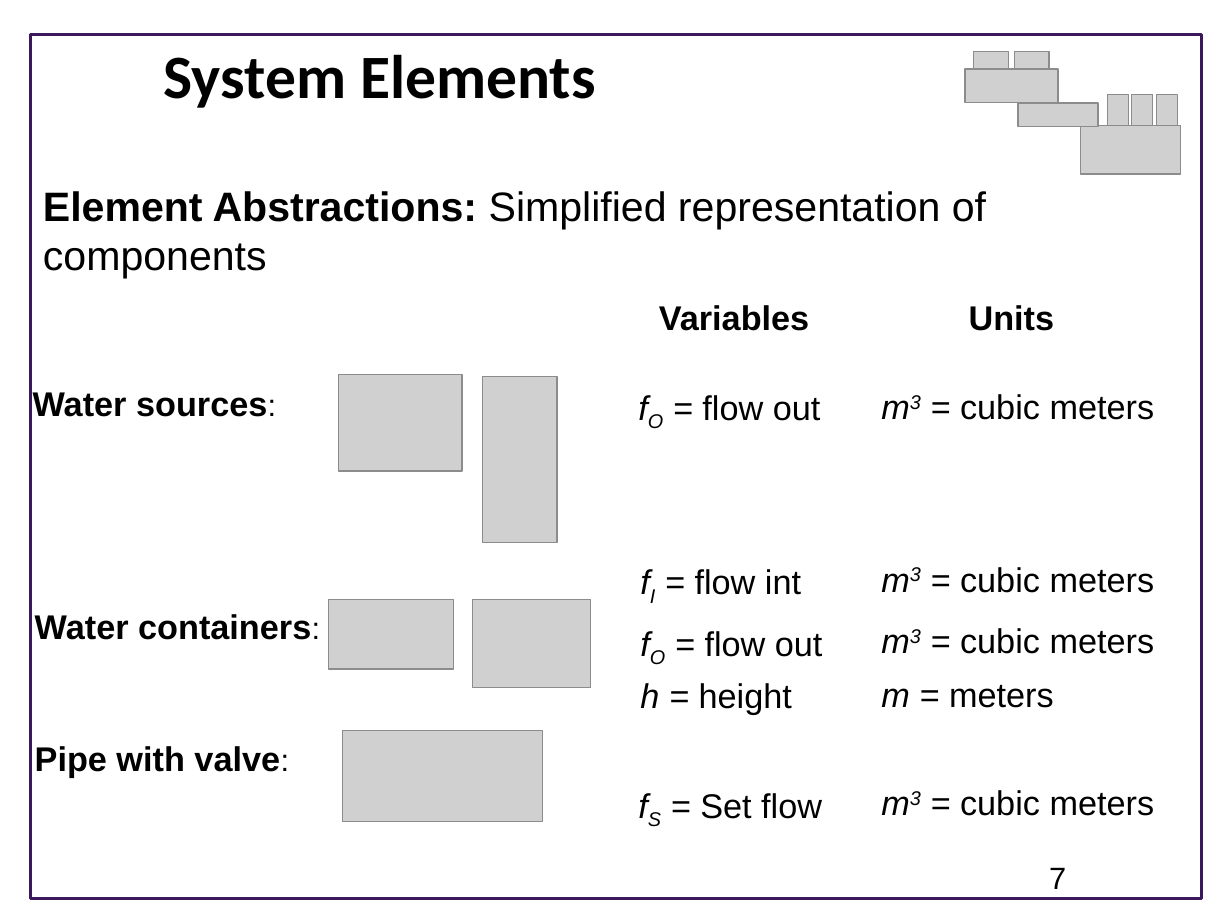
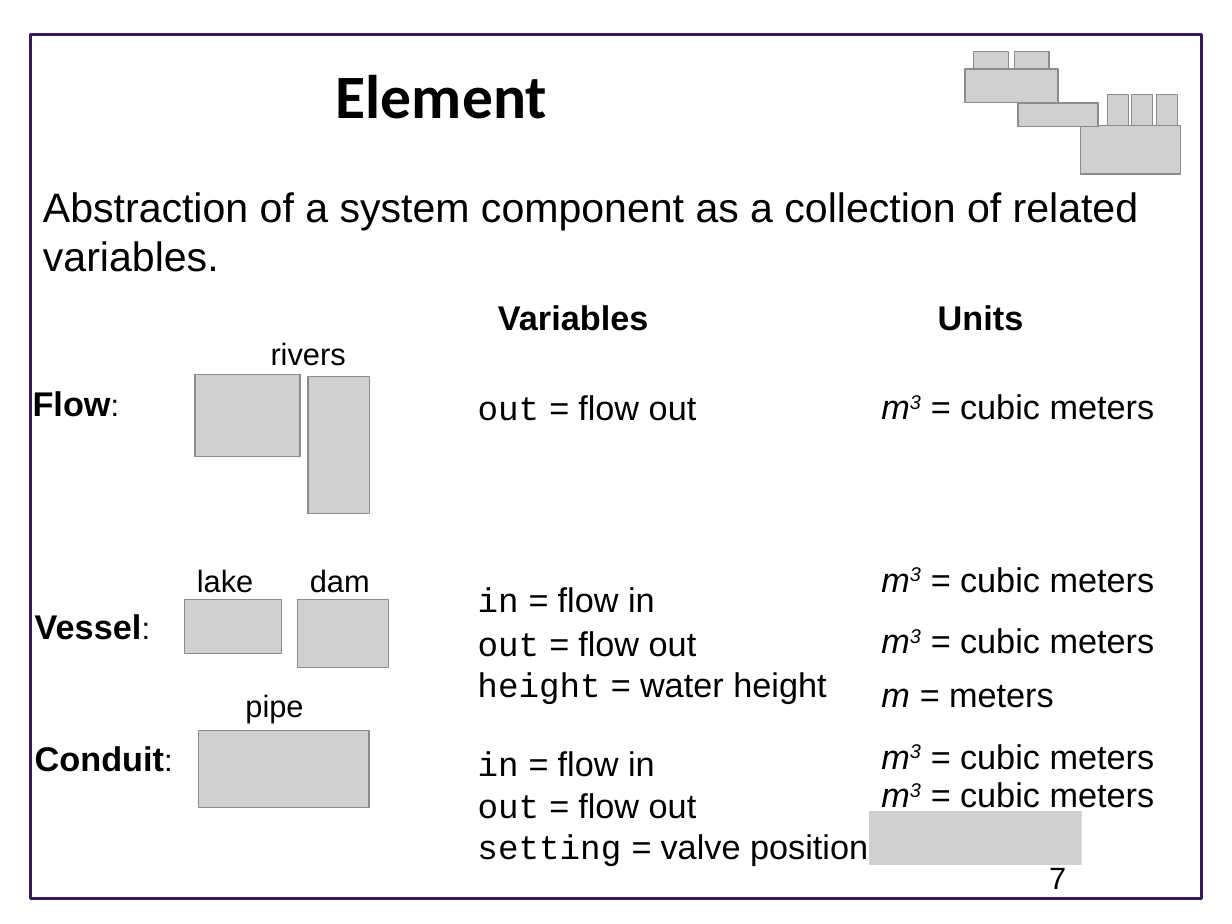
Before and after one commit to ModelEngineering/advancing-biomedical-models, a slide deck: slide 7 of Lectures/CSE 599V Lecture 2- Modeling Essentials.pptx. Drawn at 1232x924 pixels with LibreOffice and Linux fonts; fonts in the diff are those of the drawing; grey boxes stand for pictures; background and template pictures are left out. Boxes give left, top, right and bottom in pixels: in the first picture for what was removed or moved away, otherwise in the second. Text is boxed around its words. In the diff, an @@ line names an element or a change of style, - is before the commit and + after.

```diff
--- a/Lectures/CSE 599V Lecture 2- Modeling Essentials.pptx
+++ b/Lectures/CSE 599V Lecture 2- Modeling Essentials.pptx
@@ title at (336, 74, 547, 119): text changed @@
-System Elements
+Element
@@ text at (43, 192, 1139, 272): text changed @@
-Element Abstractions: Simplified representation of components
+Abstraction of a system component as a collection of related variables.
@@ text "Variables": place and size @@
-text "Variables" at (659, 305, 809, 331)
+text "Variables" at (498, 305, 648, 331)
@@ text "Units": place and size @@
-text "Units" at (969, 305, 1055, 331)
+text "Units" at (938, 305, 1024, 331)
@@ text added at (271, 342, 346, 366), 18 pt, text #000000 @@
+rivers
@@ picture: place and size @@
-picture at (339, 375, 462, 471)
+picture at (195, 375, 299, 457)
@@ picture: place and size @@
-picture at (483, 376, 557, 542)
+picture at (308, 376, 370, 513)
@@ text at (33, 391, 111, 417): text changed @@
-Water sources:
+Flow:
@@ text at (478, 395, 697, 421): text changed @@
-fO = flow out
+out = flow out
@@ text added at (197, 569, 253, 593), 18 pt, text #000000 @@
+lake
@@ text added at (310, 569, 370, 593), 18 pt, text #000000 @@
+dam
@@ text at (478, 587, 655, 613): text changed @@
-fI = flow int
+in = flow in
@@ text at (35, 614, 142, 640): text changed @@
-Water containers:
+Vessel:
@@ picture: place and size @@
-picture at (329, 600, 453, 669)
+picture at (185, 600, 282, 654)
@@ picture: place and size @@
-picture at (472, 600, 590, 689)
+picture at (298, 600, 389, 668)
@@ text at (478, 631, 697, 657): text changed @@
-fO = flow out
+out = flow out
@@ text at (477, 672, 826, 704): text changed @@
-h = height
+height = water height
@@ text added at (245, 694, 303, 723), 18 pt, text #000000 @@
+pipe
@@ text at (35, 746, 164, 772): text changed @@
-Pipe with valve:
+Conduit:
@@ picture: place and size @@
-picture at (342, 731, 543, 821)
+picture at (198, 731, 368, 807)
@@ text added at (960, 744, 1155, 770), 20 pt, text #000000 @@
+m3 = cubic meters
@@ text added at (478, 751, 655, 777), 20 pt, text #000000 @@
+in = flow in
@@ text "m3 = cubic meters" rewrapped from (960, 790, 1155, 816) to (960, 782, 1155, 814) @@
@@ text added at (478, 793, 697, 819), 20 pt, text #000000 @@
+out = flow out
@@ text at (477, 834, 868, 866): text changed @@
-fS = Set flow
+setting = valve position
@@ picture added at (870, 811, 1082, 865) @@
```
Also in this commit, not shown: 4 slides added, 1 slide removed.
